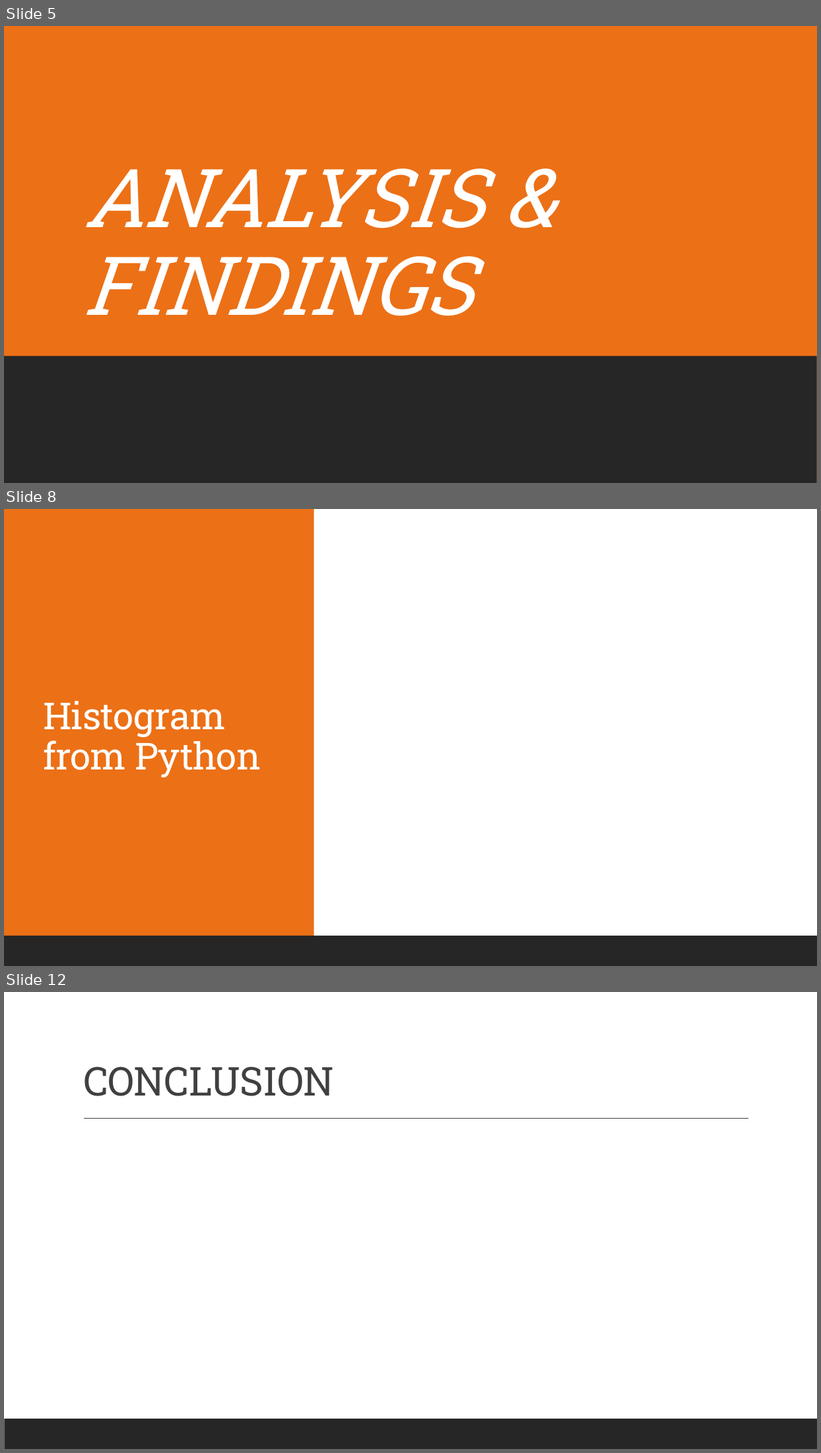
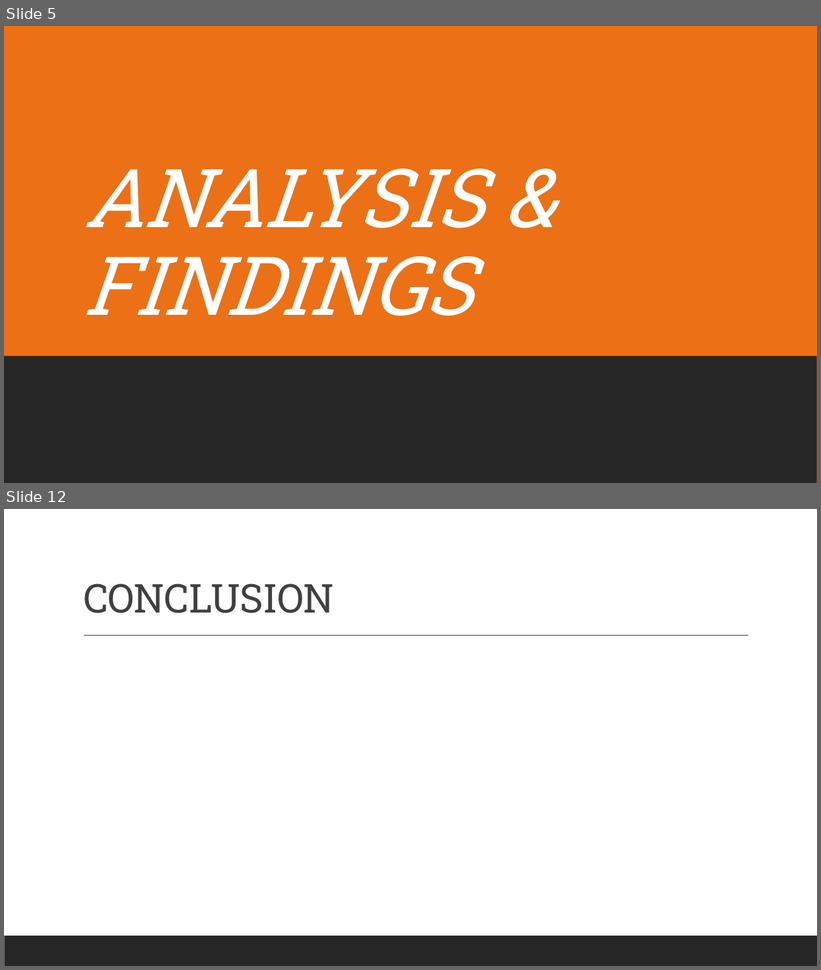
Before and after one commit to mgmboyd/DA-Capstone-Project, a slide deck: Presentation/BB Final Capstone Project PowerPoint V1.pptx. Shown one above the other, each under a label of ours: slides 5, 8 and 12 before the commit, slides 5 and 12 after it; the slides between them are not shown. The pictures are 821x1453 and 821x970 pixels, drawn with LibreOffice and Linux fonts; fonts in the diff are those of the drawing. Boxes give left, top, right and bottom in pixels: in the first picture for what was removed or moved away, otherwise in the second. Text is boxed around its words. In the diff, an @@ line names an element or a change of style, - is before the commit and + after.

```diff
--- a/Presentation/BB Final Capstone Project PowerPoint V1.pptx
+++ b/Presentation/BB Final Capstone Project PowerPoint V1.pptx
@@ slide 8 removed at (4, 509, 817, 966), background #FFFFFF @@
@@ rectangle removed at (4, 509, 817, 966) @@
@@ rectangle removed at (4, 509, 314, 966) @@
@@ title removed at (43, 701, 261, 778) @@
-Histogram
-from Python
@@ rectangle removed at (4, 936, 817, 966) @@
```
Also in this commit, not shown: 6 slides added, 5 other slides removed.
